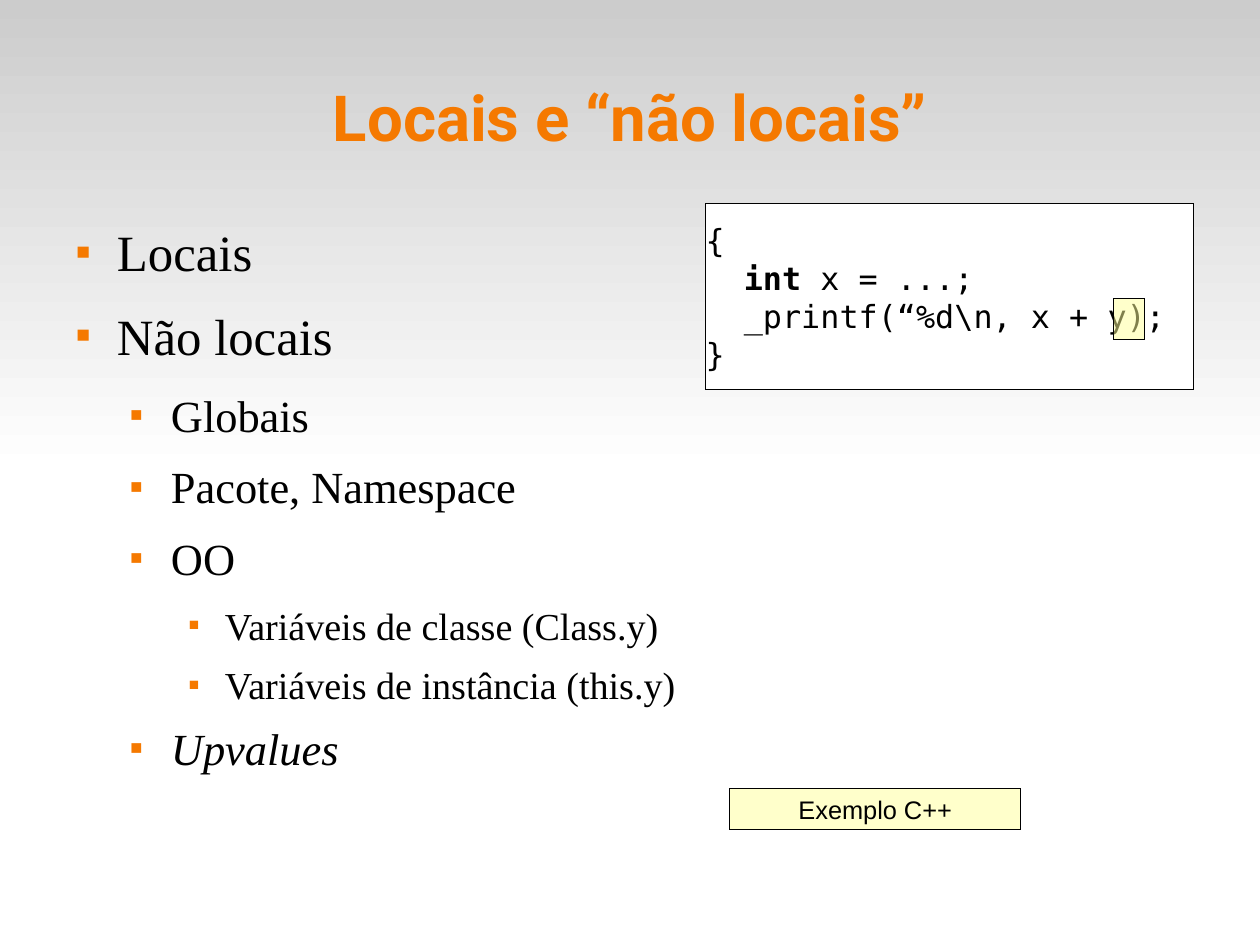
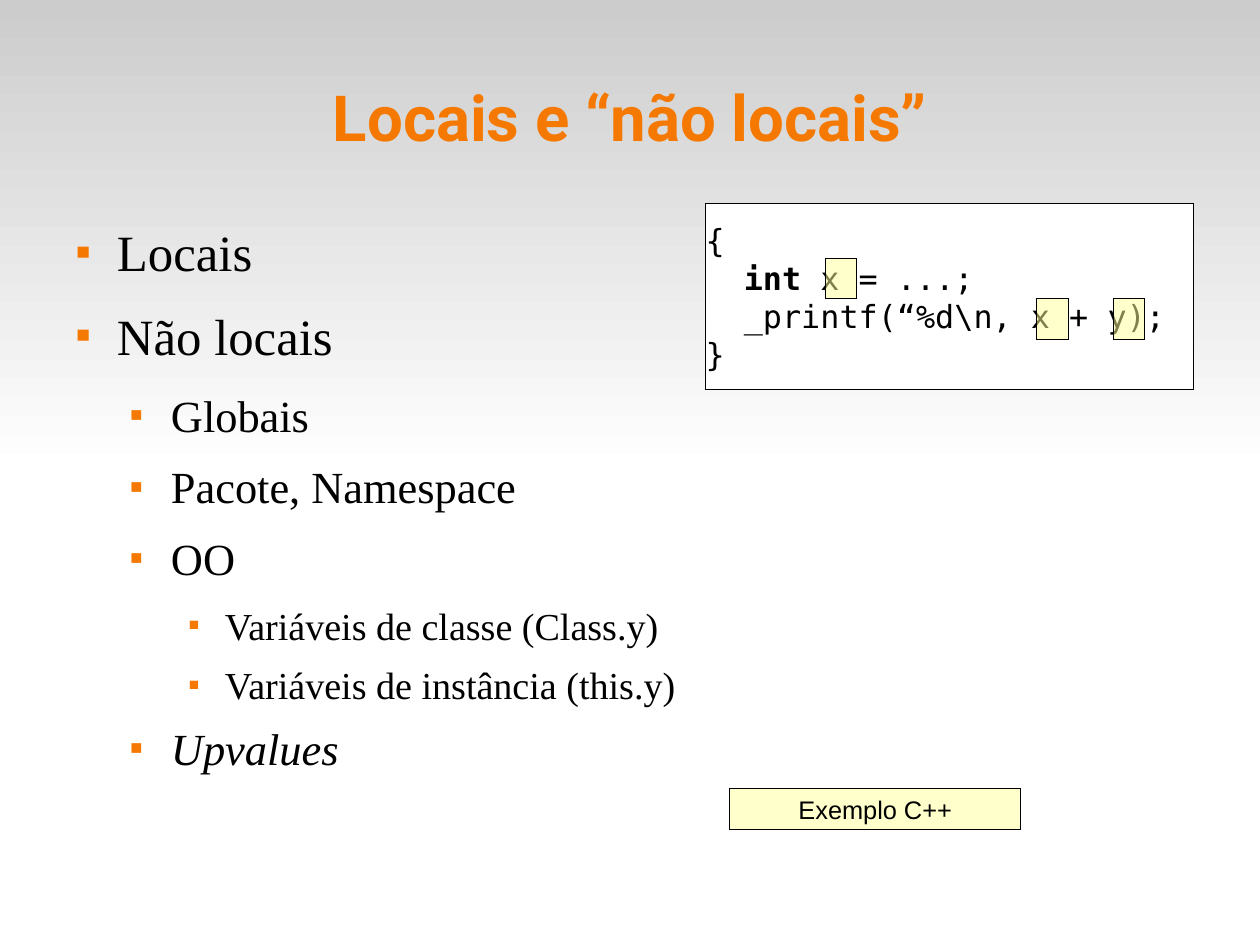
Before and after one commit to fsantanna-uerj/EDL, a slide deck: slide 10 of slides/edl-04-scope.odp. Drawn at 1260x945 pixels with LibreOffice and Linux fonts; fonts in the diff are those of the drawing. Boxes give left, top, right and bottom in pixels: in the first picture for what was removed or moved away, otherwise in the second. Text is boxed around its words. In the diff, an @@ line names an element or a change of style, - is before the commit and + after.

```diff
--- a/slides/edl-04-scope.odp
+++ b/slides/edl-04-scope.odp
@@ rectangle added at [826, 258, 858, 300], fill #FFFF99 at 50% opacity, outline #000000 0 pt @@
@@ rectangle added at [1037, 298, 1069, 340], fill #FFFF99 at 50% opacity, outline #000000 0 pt @@
```
Also in this commit, not shown: 3 other slides changed, 1 slide added, 1 other file.
